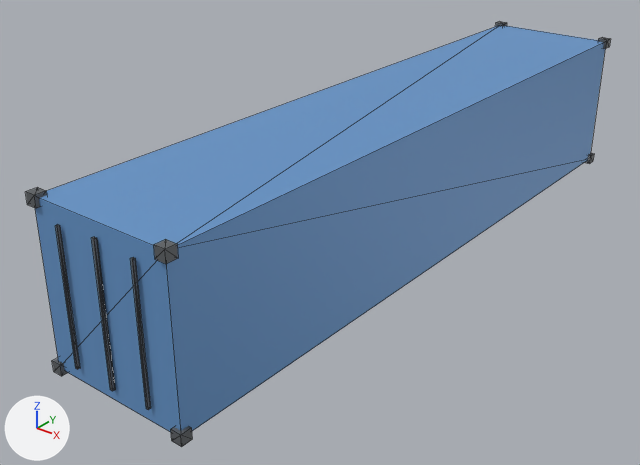
The glTF model miniprogram/models/container40.glb: old version first, new version second.
Both versions are drawn from a 50 mm camera at (8.0, -11.85, 7.04) aimed at (-0.62, -1.08, 0.36). Arrows for +X, +Y and +Z are at lower left; the lights stay in place. The first picture is the older version. Mesh edges are drawn as thin lines. Vertices at exactly the same position are counted once.
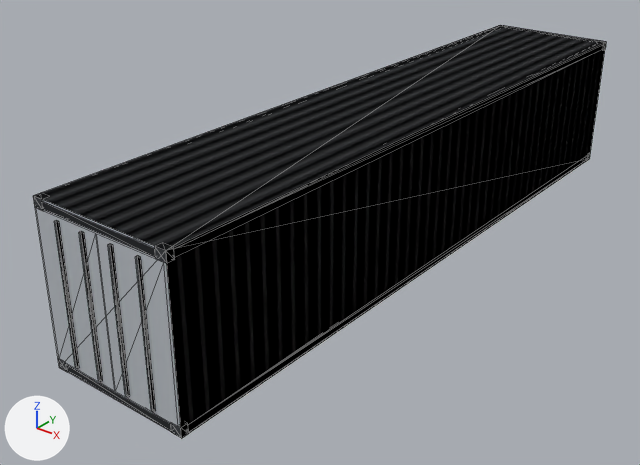
Where the change shows, as pixel boxes [x1, y1, x2, y2] in the pictures (640 x 465 px):
'Mesh_0', reshaped: before [35, 26, 605, 432]; after [33, 25, 606, 439]
'Mesh_1', deleted: before [26, 21, 611, 447]
part 1 of me_mesh_0, added: after [188, 155, 588, 432]
part 2 of me_mesh_0, added: after [66, 364, 171, 431]
part 3 of me_mesh_0, added: after [174, 44, 604, 258]
part 4 of me_mesh_0, added: after [42, 201, 156, 257]
part 5 of me_mesh_0, added: after [54, 220, 79, 369]
part 6 of me_mesh_0, added: after [79, 231, 103, 382]
part 7 of me_mesh_0, added: after [108, 244, 130, 397]
part 8 of me_mesh_0, added: after [135, 256, 156, 412]
part 9 of me_mesh_0, cut back: after [33, 25, 606, 438]
part 10 of me_mesh_0, recoloured (blue to black): before [40, 26, 605, 431]; after [34, 26, 606, 438]
part 11 of me_mesh_0, recoloured: before [35, 198, 181, 432]; after [33, 196, 182, 439]

Diff of the bpy script that builds the scene:
```diff
--- a/miniprogram/models/container40.glb.py
+++ b/miniprogram/models/container40.glb.py
@@ img_image_0 @@
+img_image_0 = load_image('Image_0', '_unpacked/Image_0', 128, 8, 'Non-Color')
@@ mat_frame @@
+mat_frame = principled_material('frame')
+mat_frame.base_color = (0.3, 0.32, 0.35)  # grey #9599a0
+mat_frame.roughness = 0.55
@@ mat_shell @@
+mat_shell = bpy.data.materials.new('shell')
+# colours: light grey #c4c8ce
+# uses the picture img_image_0
@@ mat_door @@
+mat_door = principled_material('door')
+mat_door.base_color = (0.5, 0.53, 0.57)  # light grey #bcc0c7
+mat_door.roughness = 0.6
@@ me_mesh_0 @@
 # used by ob_mesh_0; location = (0.0, 0.0, 0.0)
-me_mesh_0.from_pydata(...)  # 8 vertices, 12 faces; spans x -1.22..1.22, y -6.1..6.1, z 0.0..2.59
+me_mesh_0.from_pydata(...)  # 168 vertices, 256 faces; spans x -1.22..1.22, y -6.14..6.1, z 0.0..2.59
+# me_mesh_0 part 1: a new loose piece, a box spanning x 1.11..1.22, y -5.98..5.98, z 0.03..0.14, in mat_frame (grey #9599a0)
+# me_mesh_0 part 2: a new loose piece, a box spanning x -1.04..1.04, y -6.1..-5.99, z 0.03..0.14, in mat_frame (grey #9599a0)
+# me_mesh_0 part 3: a new loose piece, a box spanning x 1.11..1.22, y -5.98..5.98, z 2.45..2.57, in mat_frame (grey #9599a0)
+# me_mesh_0 part 4: a new loose piece, a box spanning x -1.04..1.04, y -6.1..-5.99, z 2.45..2.57, in mat_frame (grey #9599a0)
+# me_mesh_0 part 5: a new loose piece, a box spanning x -0.778..-0.734, y -6.135..-6.1, z 0.212..2.379, in mat_door (light grey #bcc0c7)
+# me_mesh_0 part 6: a new loose piece, a box spanning x -0.29..-0.246, y -6.135..-6.1, z 0.212..2.379, in mat_door (light grey #bcc0c7)
+# me_mesh_0 part 7: a new loose piece, a box spanning x 0.246..0.29, y -6.135..-6.1, z 0.212..2.379, in mat_door (light grey #bcc0c7)
+# me_mesh_0 part 8: a new loose piece, a box spanning x 0.734..0.778, y -6.135..-6.1, z 0.212..2.379, in mat_door (light grey #bcc0c7)
+# me_mesh_0 part 9
+# 10 faces are deleted
+# 12 vertices are added at x -1.18..1.18, y -6.1..6.1, z 0.0..2.59
+# 6 new vertices lie (0.0, -0.12, 0.0) away from vertices in x -1.22..1.22, y 6.1, z 0.0..2.59
+# 9 new vertices lie (0.0, 0.0, 0.16) away from vertices in x -1.22..1.22, y -6.1..6.1, z 0.0
+# 9 new vertices lie (0.0, 0.12, 0.0) away from vertices in x -1.22..1.22, y -6.1, z 0.0..2.59
+# 12 new vertices lie (0.0, 0.0, -0.16) away from vertices in x -1.22..1.22, y -6.1..6.1, z 2.59
+# 16 new vertices lie (-0.18, 0.0, 0.0) away from vertices in x 1.22, y -6.1..6.1, z 0.0..2.59
+# 8 new faces join them, mat_shell
+# 98 new faces join them, mat_frame (grey #9599a0)
+# 4 new faces join them, mat_door (light grey #bcc0c7)
+# me_mesh_0 part 10: 8 faces spanning x -1.22..1.22, y -6.1..6.1, z 0.0..2.59 switch from mat_material_0 (blue #6999ce) to mat_shell
+# me_mesh_0 part 11: 2 faces spanning x -1.22..1.22, y -6.1, z 0.0..2.59 switch from mat_material_0 (blue #6999ce) to mat_door (light grey #bcc0c7)
+# other edits to the shape of me_mesh_0 do not show in these pictures
+me_mesh_0.materials.append(mat_frame)  # grey #9599a0
@@ ob_mesh_1 @@
-ob_mesh_1 = bpy.data.objects.new('Mesh_1', me_mesh_1)
-ob_mesh_1.location = (0.0, 0.0, 0.0)
```
